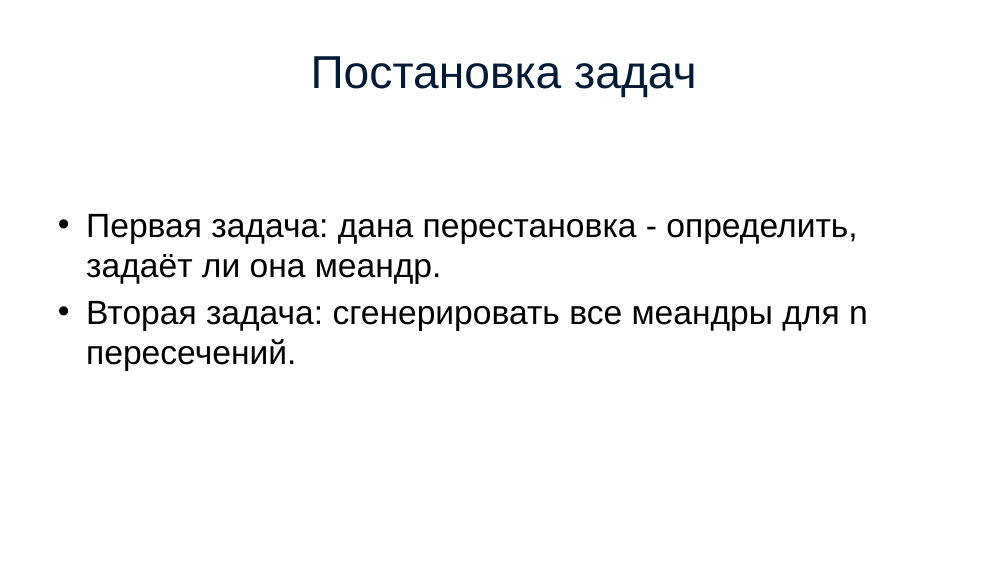
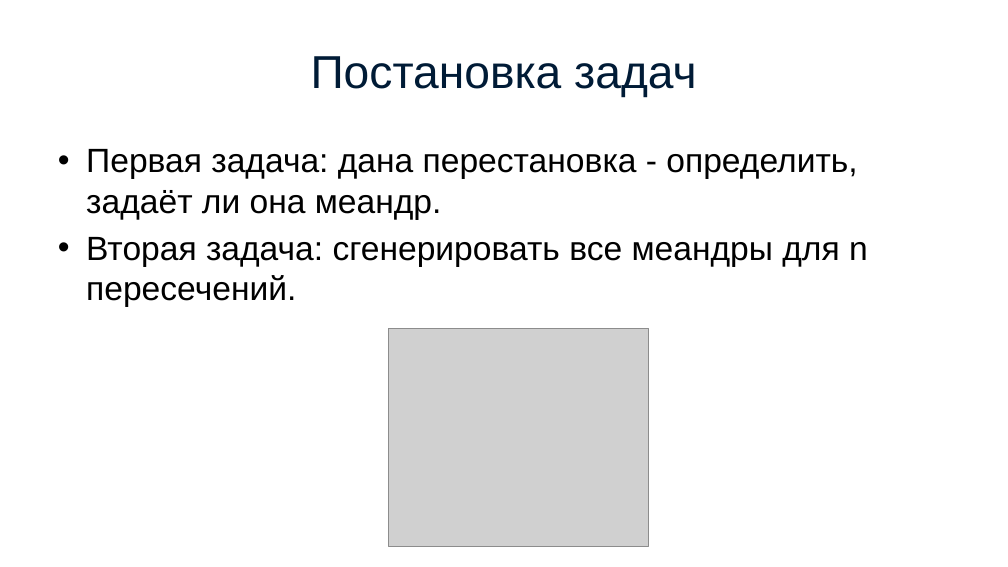
Before and after one commit to simonvar/Meanders, a slide deck: slide 2 of documents/presentation.pptx. Drawn at 1008x567 pixels with LibreOffice and Linux fonts; fonts in the diff are those of the drawing; grey boxes stand for pictures. Boxes give left, top, right and bottom in pixels: in the first picture for what was removed or moved away, otherwise in the second. Text is boxed around its words. In the diff, an @@ line names an element or a change of style, - is before the commit and + after.

```diff
--- a/documents/presentation.pptx
+++ b/documents/presentation.pptx
@@ text "Первая задача: дана перестановка - ...": place and size @@
-text "Первая задача: дана перестановка - ..." at <box>86,214,868,371</box>
+text "Первая задача: дана перестановка - ..." at <box>86,149,868,307</box>
@@ picture added at <box>388,328,649,546</box> @@
```
Also in this commit, not shown: 3 other slides changed, 1 slide added, 22 other files.
